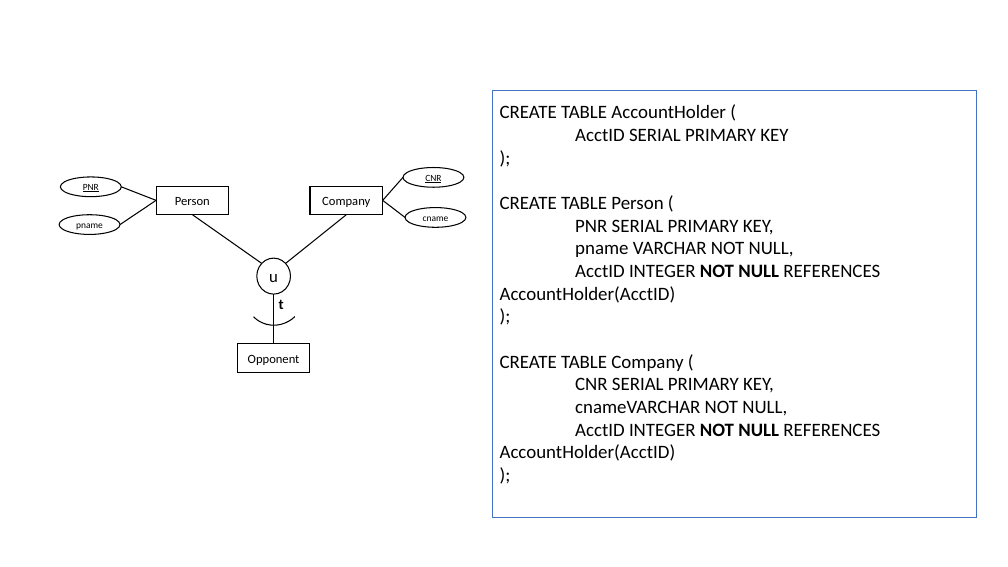
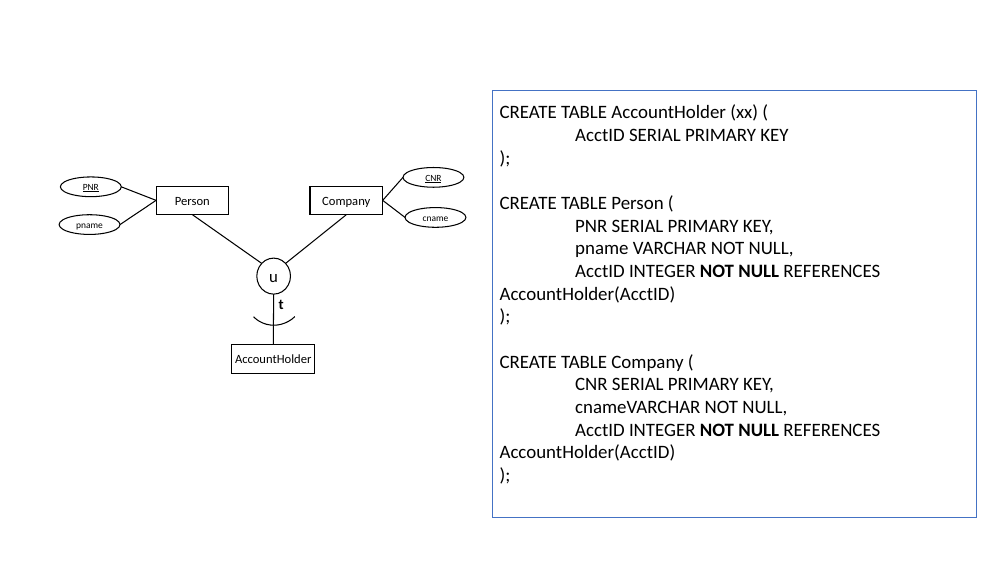
Before and after one commit to philipburleigh/db_halvfabrikata, a slide deck: slide 19 of er_diagram/er_diagram_template.pptx. Drawn at 1008x567 pixels with LibreOffice and Linux fonts; fonts in the diff are those of the drawing. Boxes give left, top, right and bottom in pixels: in the first picture for what was removed or moved away, otherwise in the second. Text is boxed around its words. In the diff, an @@ line names an element or a change of style, - is before the commit and + after.

```diff
--- a/er_diagram/er_diagram_template.pptx
+++ b/er_diagram/er_diagram_template.pptx
@@ text in rectangle at [500, 104, 758, 121]: text changed @@
-CREATE TABLE AccountHolder (
+CREATE TABLE AccountHolder (xx) (
@@ rectangle "AccountHolder": place and size @@
-rectangle "AccountHolder" at [237, 344, 310, 373]
+rectangle "AccountHolder" at [232, 345, 315, 374]
@@ text in rectangle at [235, 354, 311, 363]: text changed @@
-Opponent
+AccountHolder
```
Also in this commit, not shown: 1 other slide changed, 2 other files.
